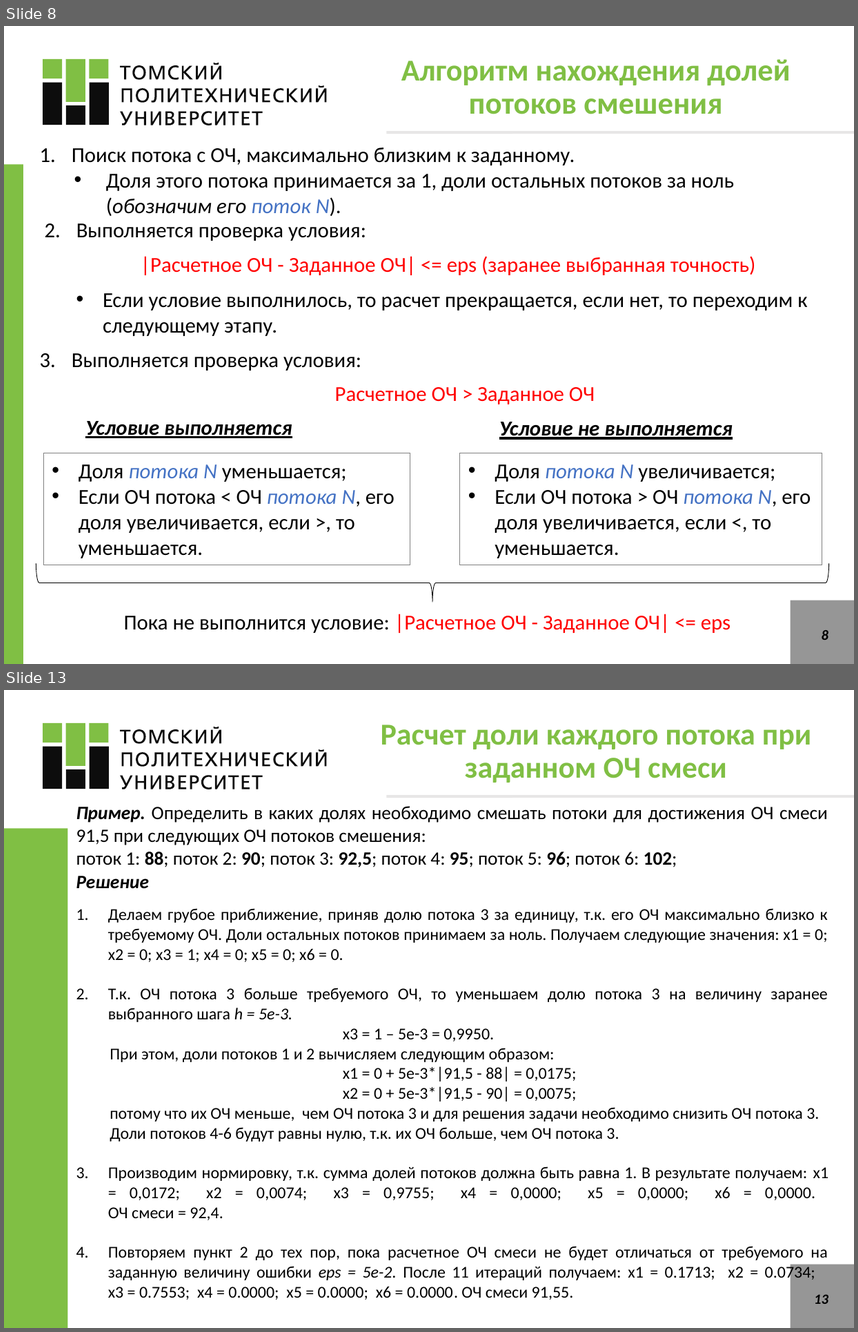
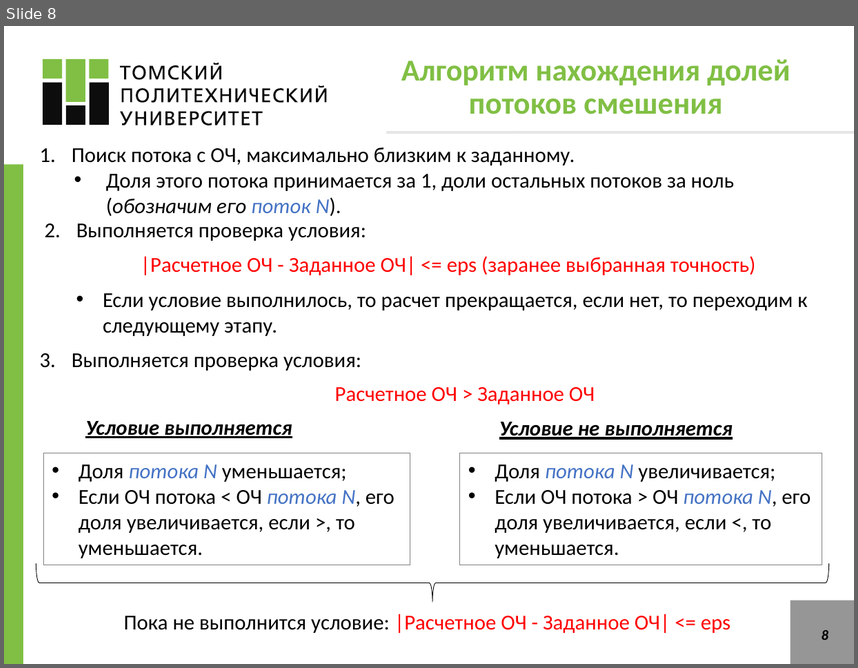
Before and after one commit to VChuzlov/SA, a slide deck: ЛБ1_blending/ЛБ_1.pptx. Shown one above the other, each under a label of ours: slides 8 and 13 before the commit, slide 8 after it; the slides between them are not shown. The pictures are 858x1332 and 858x668 pixels, drawn with LibreOffice and Linux fonts; fonts in the diff are those of the drawing. Boxes give left, top, right and bottom in pixels: in the first picture for what was removed or moved away, otherwise in the second. Text is boxed around its words. In the diff, an @@ line names an element or a change of style, - is before the commit and + after.

```diff
--- a/ЛБ1_blending/ЛБ_1.pptx
+++ b/ЛБ1_blending/ЛБ_1.pptx
@@ slide 13 removed at [4, 690, 854, 1328], background #FFFFFF @@
@@ freeform shape removed at [43, 723, 109, 766] @@
@@ freeform shape removed at [120, 727, 326, 789] @@
@@ title removed at [381, 724, 812, 782] @@
-Расчет доли каждого потока при заданном ОЧ смеси
@@ freeform shape removed at [43, 746, 110, 789] @@
@@ text removed at [76, 806, 828, 867] @@
-Пример. Определить в каких долях необходимо смешать потоки для достижения ОЧ смеси 91,5 при следующих ОЧ потоков смешения:
-поток 1: 88; поток 2: 90; поток 3: 92,5; поток 4: 95; поток 5: 96; поток 6: 102;
@@ line removed from (386, 796) to (854, 796) @@
@@ rectangle removed at [4, 829, 67, 1328] @@
@@ text removed at [76, 876, 149, 889] @@
-Решение
@@ text removed at [76, 908, 829, 1299] @@
-1. Делаем грубое приближение, приняв долю потока 3 за единицу, т.к. его ОЧ максимально близко к требуемому ОЧ. Доли остальных потоков принимаем за ноль. Получаем следующие значения: х1 = 0; х2 = 0; х3 = 1; x4 = 0; x5 = 0; x6 = 0.
-2. Т.к. ОЧ потока 3 больше требуемого ОЧ, то уменьшаем долю потока 3 на величину заранее выбранного шага h = 5e-3.
-x3 = 1 – 5e-3 = 0,9950.
-При этом, доли потоков 1 и 2 вычисляем следующим образом:
-x1 = 0 + 5e-3*|91,5 - 88| = 0,0175;
-x2 = 0 + 5e-3*|91,5 - 90| = 0,0075;
-потому что их ОЧ меньше, чем ОЧ потока 3 и для решения задачи необходимо снизить ОЧ потока 3.
-Доли потоков 4-6 будут равны нулю, т.к. их ОЧ больше, чем ОЧ потока 3.
-3. Производим нормировку, т.к. сумма долей потоков должна быть равна 1. В результате получаем: x1 = 0,0172; x2 = 0,0074; x3 = 0,9755; x4 = 0,0000; x5 = 0,0000; x6 = 0,0000.
-   ОЧ смеси = 92,4.
-4. Повторяем пункт 2 до тех пор, пока расчетное ОЧ смеси не будет отличаться от требуемого на заданную величину ошибки eps = 5e-2. После 11 итераций получаем: x1 = 0.1713; x2 = 0.0734;
-   x3 = 0.7553; x4 = 0.0000; x5 = 0.0000; x6 = 0.0000. ОЧ смеси 91,55.
@@ rectangle removed at [791, 1264, 854, 1328] @@
@@ page number removed at [814, 1294, 829, 1303] @@
-13
```
Also in this commit, not shown: 3 slides changed, 10 slides added, 14 other slides removed, 24 other files.
